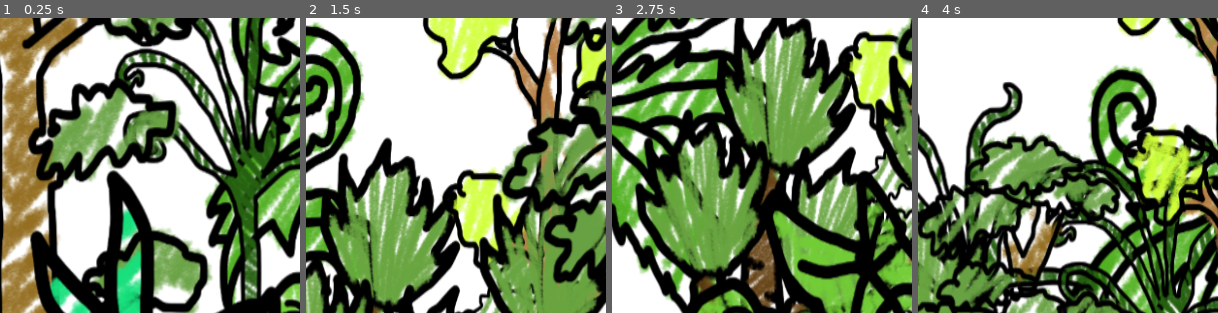
Above: before the commit, frames 1-4 (left to right).
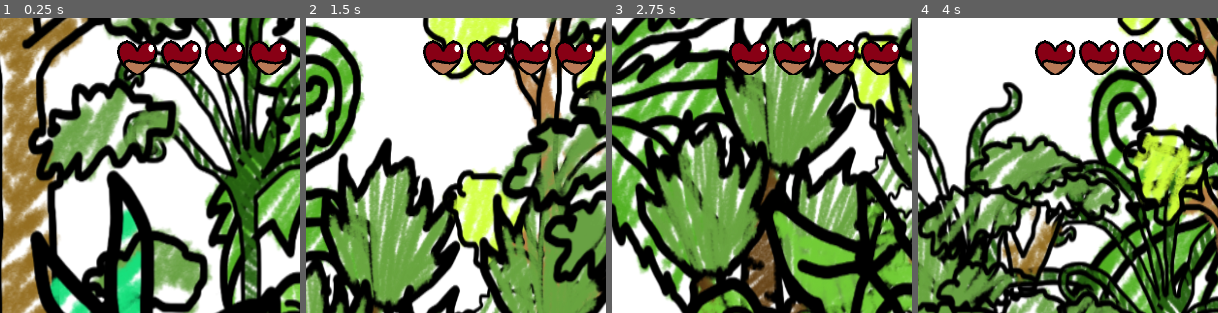
Above: after the commit, the same moments.

Repository: dontloseyourheadsu/DinoGrr
Game: Godot game, scene res://scenes/levels/level.tscn
Two runs of this game, one before a commit and one after it. Both use one fixed random seed, a clock stepped at 60 frames per second and the inputs below. The project has no main scene, so this scene is started directly.
Inputs (mouse positions are % of the whole screen's width and height, from its top left):
- Up to frame 1 (0.25 s): no input
- Up to frame 2 (1.5 s): tap Enter at 0.5 s; move the mouse to (72, 46) at 0.52 s; hold D (move_right) from 0.53 s (still down); click (72, 46) at 0.67 s; tap W (jump) at 0.77 s; move the mouse to (30, 56) at 1.27 s
- Up to frame 3 (2.75 s): tap W (jump) at 1.52 s; move the mouse to (60, 28) at 2.02 s; release D (move_right) at 2.03 s; hold A (move_left) from 2.03 s (still down)
- Up to frame 4 (4 s): move the mouse to (45, 71) at 2.77 s; release A (move_left) at 2.78 s; hold D (move_right) from 2.78 s (still down); click (45, 71) at 2.92 s; tap W (jump) at 3.02, 3.77 s; move the mouse to (80, 66) at 3.52 s
The pictures show only the part of the screen within x 50-100%, y 0-50%; the shares and areas given below are measured in that part.

The runs differ from the first frame. In frame 1, 4.4% of the frame differs, in the area x 39-96%, y 7-20%; in frame 2, 4.5%; in frame 3, 4.3%; in frame 4, 4.7%, in the area x 39-97%, y 7-20%.

Commit message:
Script dinogirl health

Diff:
--- a/GodotProject/dino-grr/scenes/levels/dino_girl.gd
+++ b/GodotProject/dino-grr/scenes/levels/dino_girl.gd
@@ -11,6 +11,13 @@
 
 @export var speed: float = 800.0 # Horizontal speed in pixels/second.
 @export var jump_velocity: float = -600.0 # Negative to move up in Godot's Y-down coordinates.
+@export var max_life: int = 4 # Number of hearts representing DinoGirl's life.
+var life: int = 0 # Current life in hearts; initialized on _ready to max_life.
+
+# Heart UI
+@export var heart_texture: Texture2D # Assign in inspector; falls back to res://dinogirl/sprites/heart.png if empty.
+@export var heart_scale: float = 1.0
+@export var heart_spacing: float = 4.0 # Extra pixels between hearts beyond texture width
 
 # Input actions used by this controller. Configure these in Project Settings > Input Map.
 const INPUT_LEFT := "move_left"
@@ -18,6 +25,7 @@
 const INPUT_JUMP := "jump"
 
 @onready var animated_sprite: AnimatedSprite2D = $AnimatedSprite2D
+@onready var life_container: Node2D = $LifeContainer
 
 # Gravity from project settings for consistency across scenes.
 var gravity: float = ProjectSettings.get_setting("physics/2d/default_gravity") as float
@@ -25,6 +33,10 @@
 func _ready() -> void:
 	# Start idle.
 	animated_sprite.play("stand")
+
+	# Initialize life in hearts and draw heart UI.
+	life = max_life
+	_setup_hearts()
 
 func _physics_process(delta: float) -> void:
 	# Apply gravity when airborne.
@@ -68,3 +80,50 @@
 	else:
 		if animated_sprite.animation != "stand":
 			animated_sprite.play("stand")
+
+# Public helper to update life (in hearts) and keep the UI in sync.
+func set_life(new_value: int) -> void:
+	life = int(clamp(new_value, 0, max_life))
+	_update_hearts_visibility()
+
+# Internal: create or refresh heart sprites under LifeContainer
+func _setup_hearts() -> void:
+	if not is_instance_valid(life_container):
+		return
+	# Resolve texture if not assigned in inspector.
+	if heart_texture == null:
+		var tex: Resource = load("res://dinogirl/sprites/heart.png")
+		if tex is Texture2D:
+			heart_texture = tex
+		else:
+			push_warning("Heart texture not set and fallback not found at res://dinogirl/sprites/heart.png")
+
+	# Clear previous heart nodes.
+	for c in life_container.get_children():
+		c.queue_free()
+
+	if heart_texture == null:
+		return
+
+	var tex_size: Vector2 = Vector2(heart_texture.get_size())
+	var step_x: float = tex_size.x * heart_scale + heart_spacing
+	# Draw hearts left-to-right anchored at LifeContainer's origin.
+	for i in range(max_life):
+		var spr := Sprite2D.new()
+		spr.texture = heart_texture
+		spr.centered = false
+		spr.position = Vector2(i * step_x, 0)
+		spr.scale = Vector2(heart_scale, heart_scale)
+		life_container.add_child(spr)
+
+	_update_hearts_visibility()
+
+# Internal: dim hearts beyond current life
+func _update_hearts_visibility() -> void:
+	if not is_instance_valid(life_container):
+		return
+	var i := 0
+	for child in life_container.get_children():
+		if child is Sprite2D:
+			(child as Sprite2D).modulate.a = 1.0 if i < life else 0.25
+			i += 1
